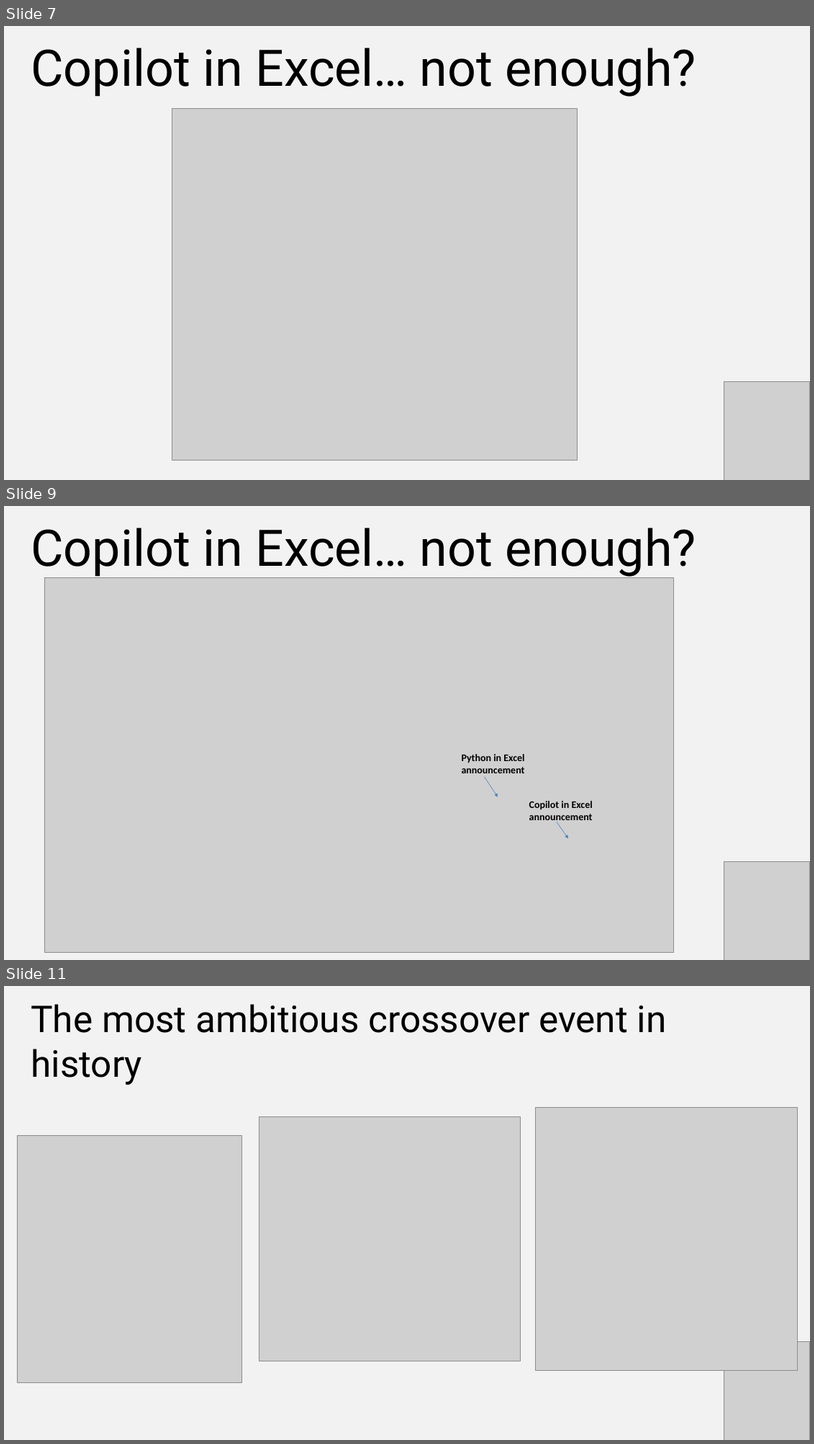
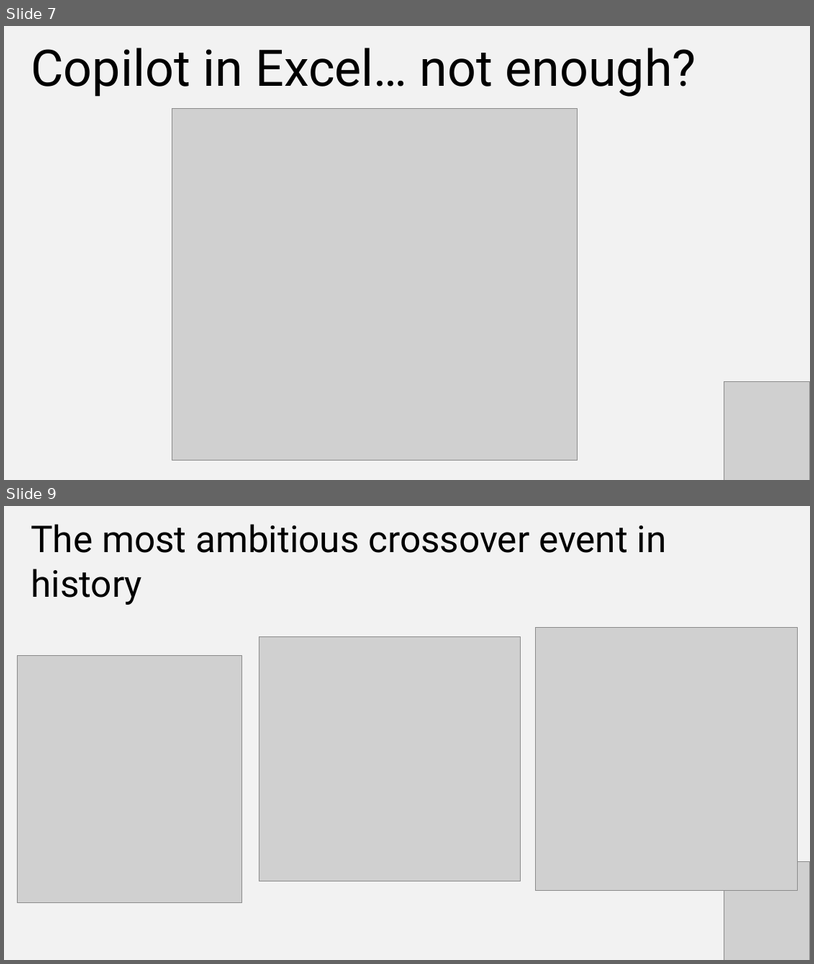
Before and after one commit to stringfestdata/python-excel-advanced-analysis-demos, a slide deck: advanced-analysis-first-steps.pptx. Shown one above the other, each under a label of ours: slides 7, 9 and 11 before the commit, slides 7 and 9 after it; the slides between them are not shown. The pictures are 814x1444 and 814x964 pixels, drawn with LibreOffice and Linux fonts; fonts in the diff are those of the drawing; grey boxes stand for pictures. Boxes give left, top, right and bottom in pixels: in the first picture for what was removed or moved away, otherwise in the second. Text is boxed around its words. In the diff, an @@ line names an element or a change of style, - is before the commit and + after.

```diff
--- a/advanced-analysis-first-steps.pptx
+++ b/advanced-analysis-first-steps.pptx
@@ slide 9 removed at <box>4,506,810,960</box>, background #F2F2F2 @@
@@ text removed at <box>31,528,697,577</box> @@
-Copilot in Excel… not enough?
@@ picture removed at <box>44,578,674,952</box> @@
@@ text removed at <box>462,754,525,773</box> @@
-Python in Excel announcement
@@ arrow removed from (485, 777) to (498, 797) @@
@@ text removed at <box>530,800,593,823</box> @@
-Copilot in Excel announcement
@@ arrow removed from (557, 821) to (568, 838) @@
@@ picture removed at <box>725,861,810,960</box> @@
@@ what was slide 11 is now slide 9 @@
```
Also in this commit, not shown: 3 slides changed, 1 other slide removed.
